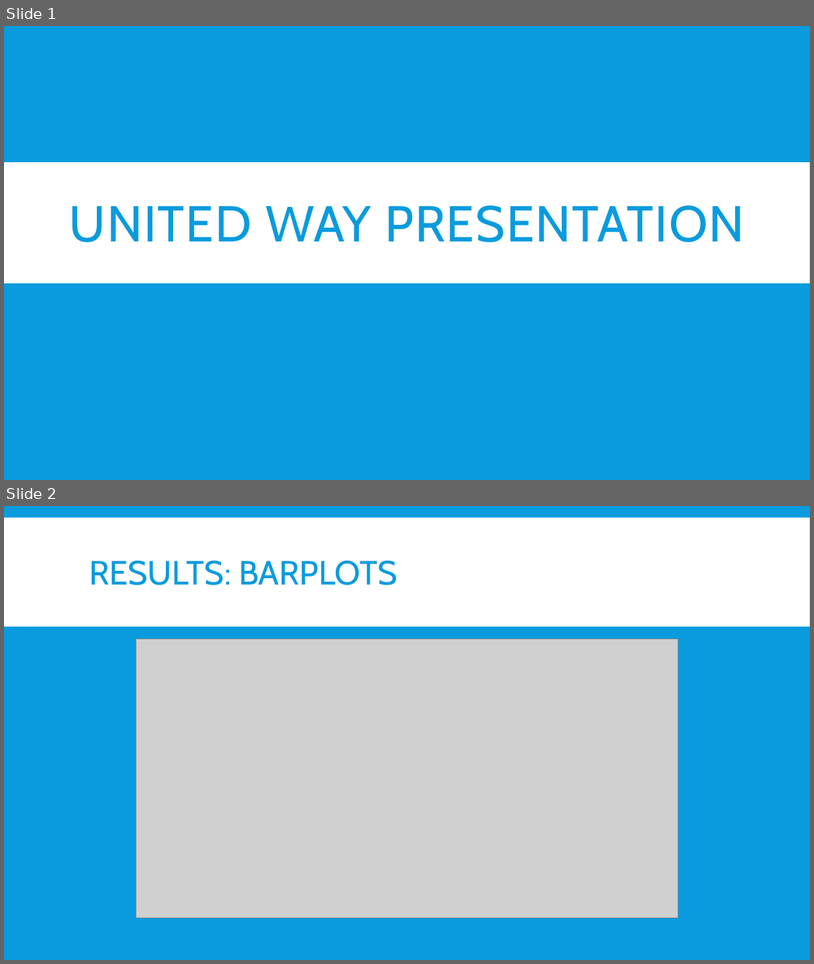
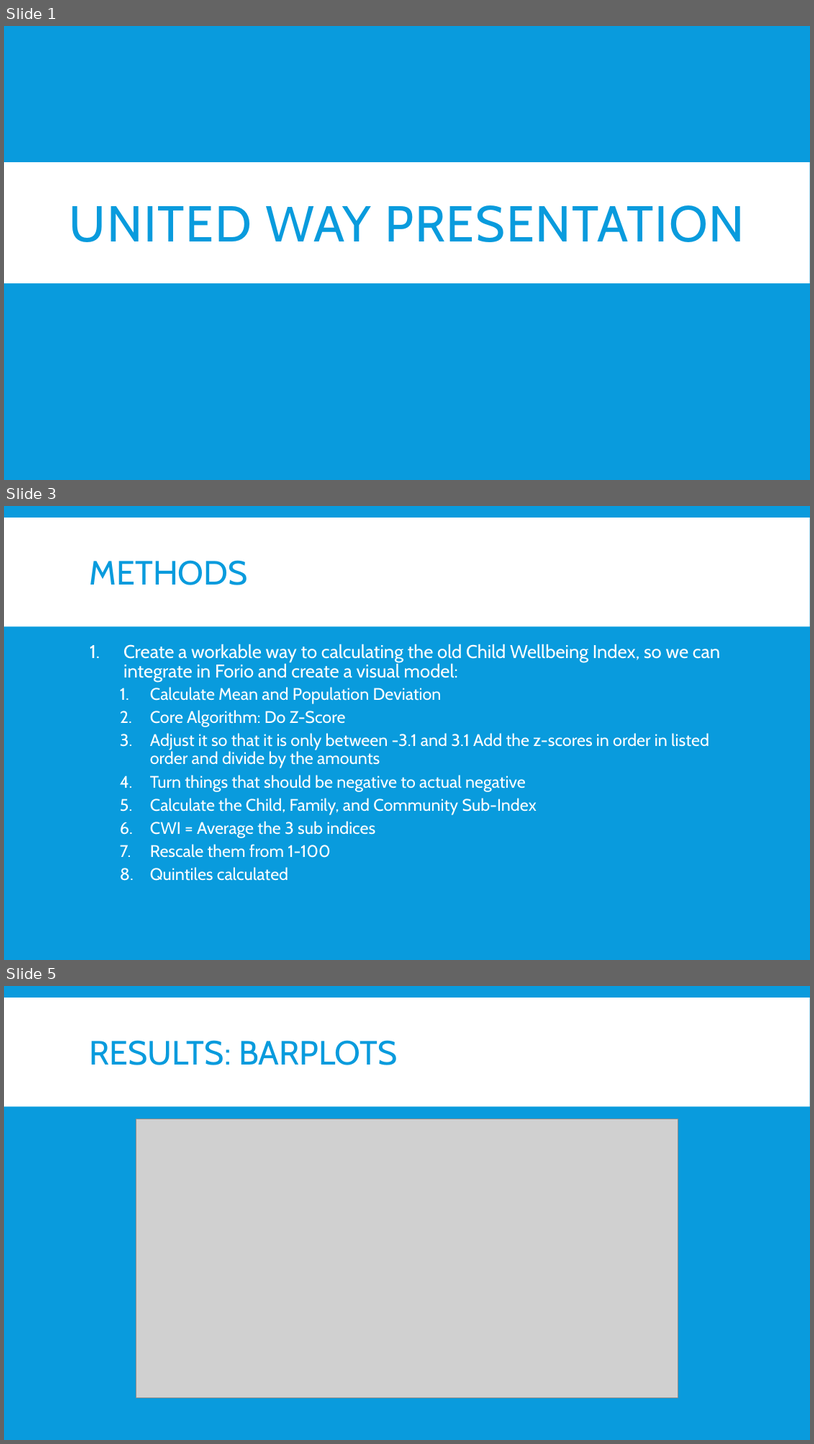
Before and after one commit to mlane3/unitedway, a slide deck: United Way.pptx. Shown one above the other, each under a label of ours: slides 1 and 2 before the commit, slides 1, 3 and 5 after it; the slides between them are not shown. The pictures are 814x964 and 814x1444 pixels, drawn with LibreOffice and Linux fonts; fonts in the diff are those of the drawing; grey boxes stand for pictures. Boxes give left, top, right and bottom in pixels: in the first picture for what was removed or moved away, otherwise in the second. Text is boxed around its words. In the diff, an @@ line names an element or a change of style, - is before the commit and + after.

```diff
--- a/United Way.pptx
+++ b/United Way.pptx
@@ slide 3 added at [4,506,810,960], background #099BDD; not listed: 1 template element that a slide beside it also shows @@
@@ title added at [90,560,248,585], 40 pt, text #099BDD @@
+METHODS
@@ text added at [124,644,720,880], 20 pt, text #FFFFFF @@
+1. Create a workable way to calculating the old Child Wellbeing Index, so we can integrate in Forio and create a visual model:
+  1. Calculate Mean and Population Deviation
+  2. Core Algorithm: Do Z-Score
+  3. Adjust it so that it is only between -3.1 and 3.1 Add the z-scores in order in listed order and divide by the amounts
+  4. Turn things that should be negative to actual negative
+  5. Calculate the Child, Family, and Community Sub-Index
+  6. CWI = Average the 3 sub indices
+  7. Rescale them from 1-100
+  8. Quintiles calculated
@@ what was slide 2 is now slide 5 @@
```
Also in this commit, not shown: 1 slide changed, 5 other slides added.
